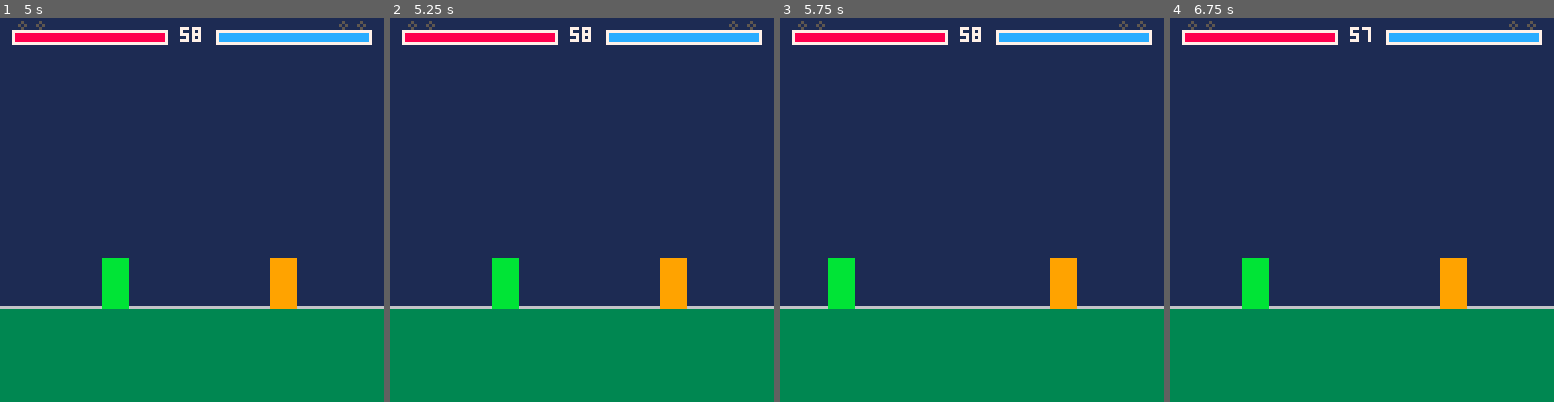
Above: before the commit, frames 1-4 (left to right).
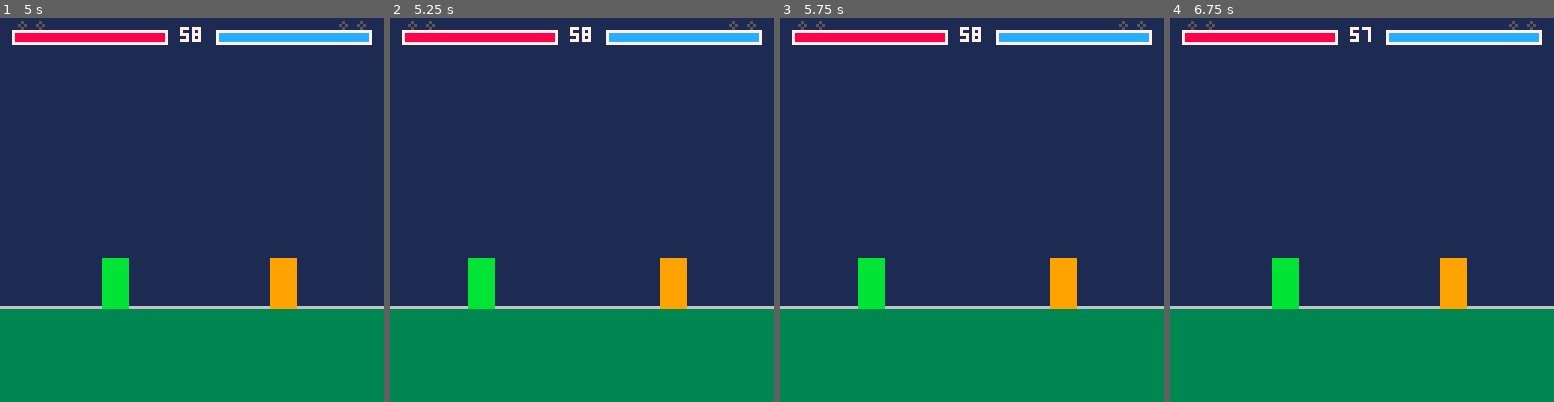
Above: after the commit, the same moments.

Repository: NOH-code/FightGame_PICO-8
Game: PICO-8 cartridge main.p8
The game is run twice, just before and just after one commit, with the same random seed, the same clock (stepped at 60 frames per second) and the same inputs.
Inputs:
- Up to frame 1 (5 s): tap X (X key) at 0.33, 1.07, 1.85, 2.97, 4.08 s; tap O (Z key) at 0.7, 1.7, 2.1, 2.5, 2.9, 3.3, 3.7, 4.1, 4.5, 4.9 s; hold Right 1.6-2.1 s; hold Up 2.15-2.42 s; hold Right 2.47-3.03 s; hold Left 3.08-3.58 s; hold Down 3.63-3.97 s; hold Right 4.02-4.68 s; hold Up from 4.73 s (still down)
- Up to frame 2 (5.25 s): release Up at 5.03 s; hold Left from 5.08 s (still down); tap X (X key) at 5.2 s
- Up to frame 3 (5.75 s): tap O (Z key) at 5.3, 5.7 s; release Left at 5.68 s; hold Down from 5.73 s (still down)
- Up to frame 4 (6.75 s): release Down at 6.03 s; hold Right 6.08-6.58 s; tap O (Z key) at 6.1, 6.5 s; tap X (X key) at 6.32 s; hold Right from 6.63 s (still down)

Frame 1 is identical in both runs. In frame 2, 1.7% of the frame differs, in the area x 20-34%, y 62-76%; in frame 3, 1.9%, in the area x 12-28%, y 62-76%; in frame 4, 1.9%.

Commit message:
feat: kit 3 coups l/m/h sur 2 boutons (o+x = medium)
- input: doc du mapping o / x / o+x meme frame
- fighter: medium teste avant light et heavy (sinon o+x declenche light)
- data: cle low remplacee par medium, frame data par archetype affinee

Co-Authored-By: Claude Opus 4.8 <noreply@anthropic.com>

Diff:
--- a/src/data.lua
+++ b/src/data.lua
@@ -3,6 +3,8 @@
 -- torque = zoner (lent, longue portée, dégâts élevés, poke)
 -- les noms sont cosmétiques : renommer via le champ "name" ne touche à rien d'autre
 -- stun = frames de hitstun infligées au défenseur (coup lourd > coup léger)
+-- kit 3 coups par perso : light (o), medium (o+x même frame), heavy (x)
+-- valeurs ajustables librement pour le feeling, rien n'est code-dependant
 
 characters = {
  [0] = {
@@ -10,9 +12,9 @@
   speed = 2.0,
   health = 100,
   moves = {
-   light = { startup=2, active=3, recovery=8,  damage=6,  range=6,  hy=-12, size=6, stun=10 },
-   heavy = { startup=4, active=5, recovery=14, damage=12, range=8,  hy=-12, size=6, stun=18 },
-   low   = { startup=3, active=4, recovery=10, damage=7,  range=6,  hy=-4,  size=5, stun=12 },
+   light  = { startup=2, active=3, recovery=8,  damage=5,  range=6,  hy=-12, size=6, stun=10 },
+   medium = { startup=4, active=4, recovery=11, damage=8,  range=7,  hy=-11, size=6, stun=14 },
+   heavy  = { startup=6, active=5, recovery=14, damage=11, range=8,  hy=-12, size=6, stun=18 },
   },
  },
  [1] = {
@@ -20,9 +22,9 @@
   speed = 0.8,
   health = 100,
   moves = {
-   light = { startup=5, active=6, recovery=10, damage=9,  range=14, hy=-12, size=7, stun=12 },
-   heavy = { startup=8, active=8, recovery=18, damage=16, range=18, hy=-12, size=8, stun=22 },
-   low   = { startup=6, active=5, recovery=12, damage=10, range=12, hy=-4,  size=6, stun=14 },
+   light  = { startup=5,  active=5, recovery=10, damage=8,  range=14, hy=-12, size=7, stun=12 },
+   medium = { startup=7,  active=6, recovery=14, damage=12, range=16, hy=-11, size=7, stun=16 },
+   heavy  = { startup=10, active=8, recovery=18, damage=17, range=18, hy=-12, size=8, stun=22 },
   },
  },
 }
--- a/src/fighter.lua
+++ b/src/fighter.lua
@@ -26,8 +26,10 @@
   -- attaques initiables depuis idle ou walk (choix assumé : interdire l'attaque
   -- en marchant rendrait le rush-down injouable). jamais depuis attack/hitstun :
   -- pas de cancel ni d'enchaînement.
-  if f.input.down and f.input.light then
-   start_move(f, c.moves.low)
+  -- o+x testé AVANT o seul et x seul : sinon presser les deux la même frame
+  -- déclencherait light (et heavy) au lieu de medium
+  if f.input.light and f.input.heavy then
+   start_move(f, c.moves.medium)
   elseif f.input.light then
    start_move(f, c.moves.light)
   elseif f.input.heavy then
--- a/src/input.lua
+++ b/src/input.lua
@@ -8,6 +8,8 @@
 
 -- btn()  = maintenu (déplacement, garde)
 -- btnp() = pressé cette frame (attaques : évite l'auto-répétition)
+-- 2 boutons d'action seulement : o=light, x=heavy, o+x même frame=medium
+-- (la résolution o+x vs o seul se fait dans fighter.lua, medium testé en premier)
 function read_inputs(f)
  local idx = f.player_index
  f.input = {
@@ -15,7 +17,7 @@
   right = btn(1, idx),
   up    = btn(2, idx), -- pas encore utilisé : réservé pour le saut
   down  = btn(3, idx),
-  light = btnp(4, idx), -- bouton o : coup léger (bas+o = coup bas)
-  heavy = btnp(5, idx), -- bouton x : coup lourd
+  light = btnp(4, idx), -- bouton o
+  heavy = btnp(5, idx), -- bouton x
  }
 end
